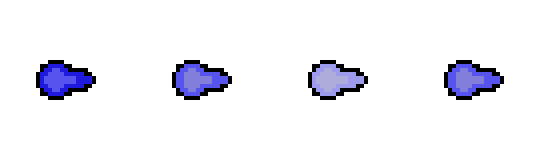
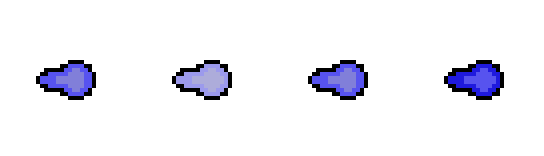
Two versions of the same layered image (544px x 156px). Layer-by-layer changes:
painted on "Layer 2" over bbox(36, 60, 504, 100)
removed layer "Layer 1" over bbox(36, 60, 368, 100)
